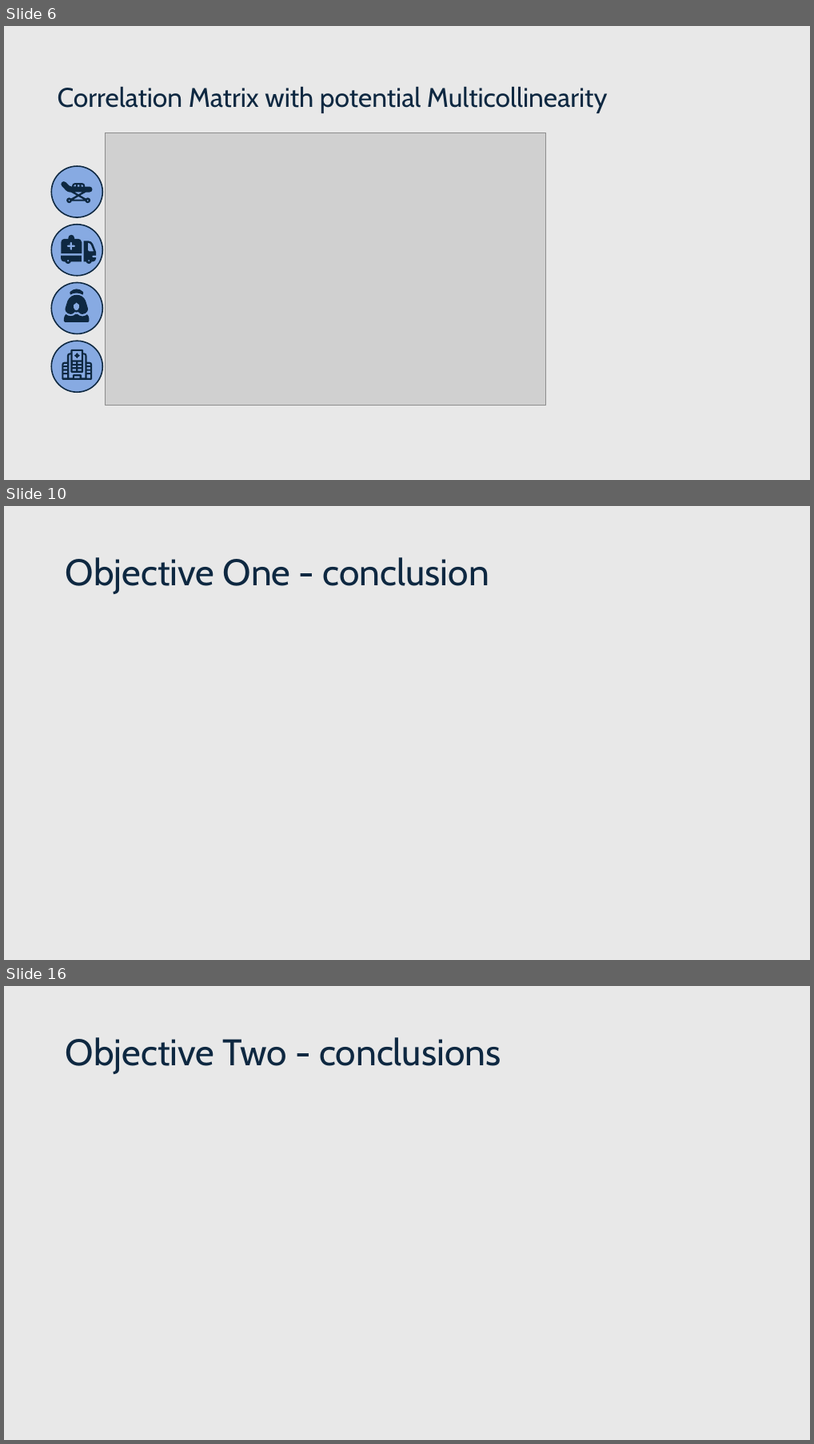
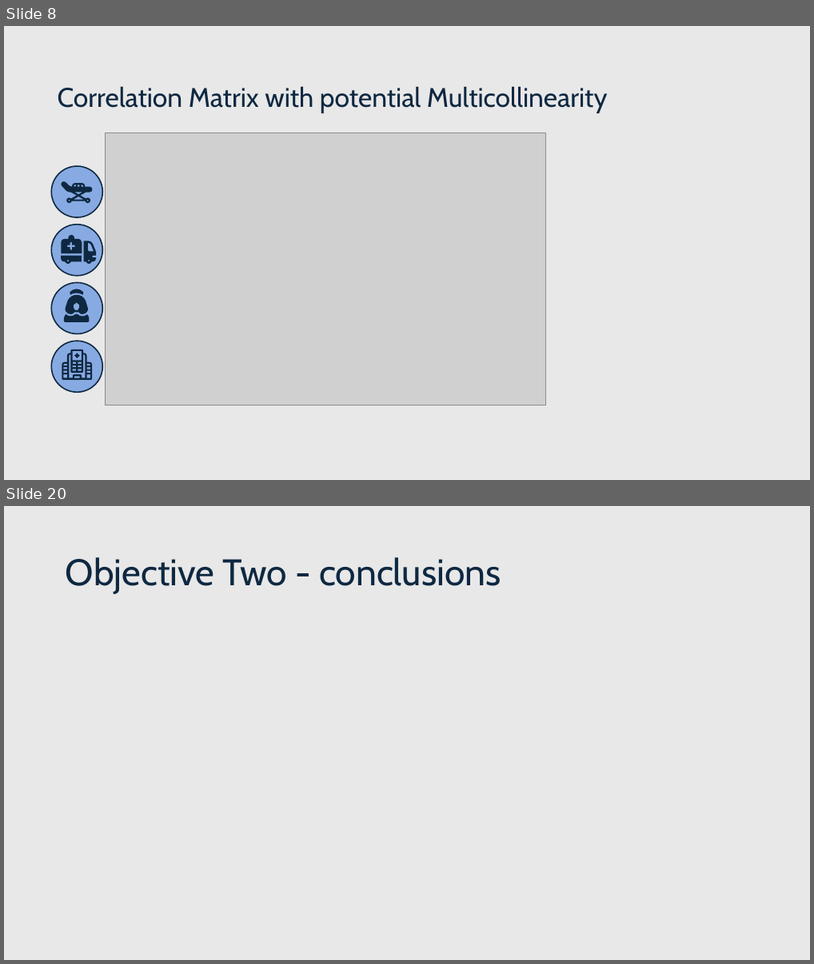
Before and after one commit to Payday4/Hospitalization_stays, a slide deck: medical data WIP.pptx. Shown one above the other, each under a label of ours: slides 6, 10 and 16 before the commit, slides 8 and 20 after it; the slides between them are not shown. The pictures are 814x1444 and 814x964 pixels, drawn with LibreOffice and Linux fonts; fonts in the diff are those of the drawing; grey boxes stand for pictures. Boxes give left, top, right and bottom in pixels: in the first picture for what was removed or moved away, otherwise in the second. Text is boxed around its words. In the diff, an @@ line names an element or a change of style, - is before the commit and + after.

```diff
--- a/medical data WIP.pptx
+++ b/medical data WIP.pptx
@@ slide 10 removed at bbox=[4, 506, 810, 960], background #E8E8E8 @@
@@ title removed at bbox=[66, 557, 490, 594] @@
-Objective One - conclusion
@@ what was slide 6 is now slide 8 @@
@@ what was slide 16 is now slide 20 @@
```
Also in this commit, not shown: 10 slides changed, 6 slides added, 1 other slide removed.
